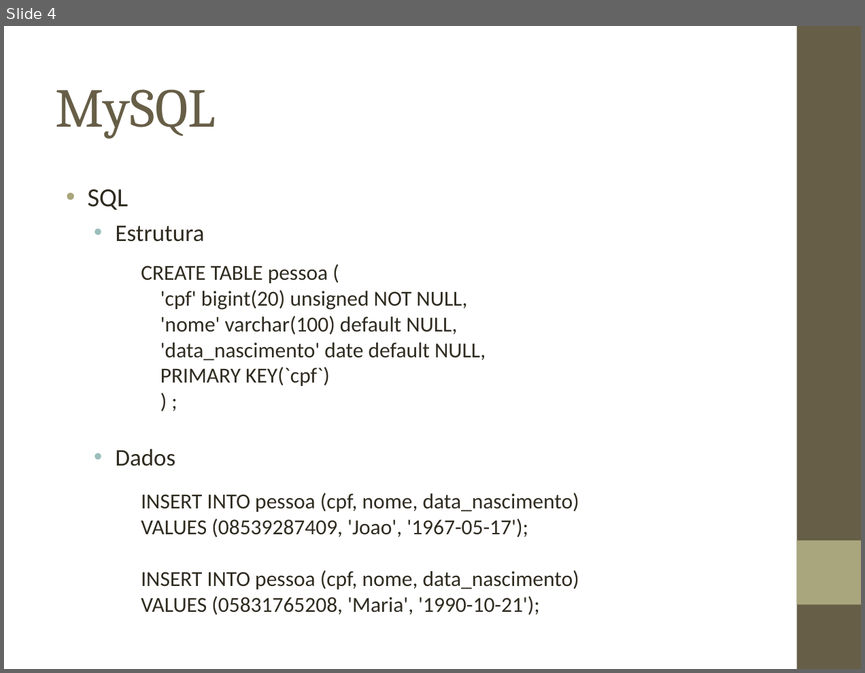
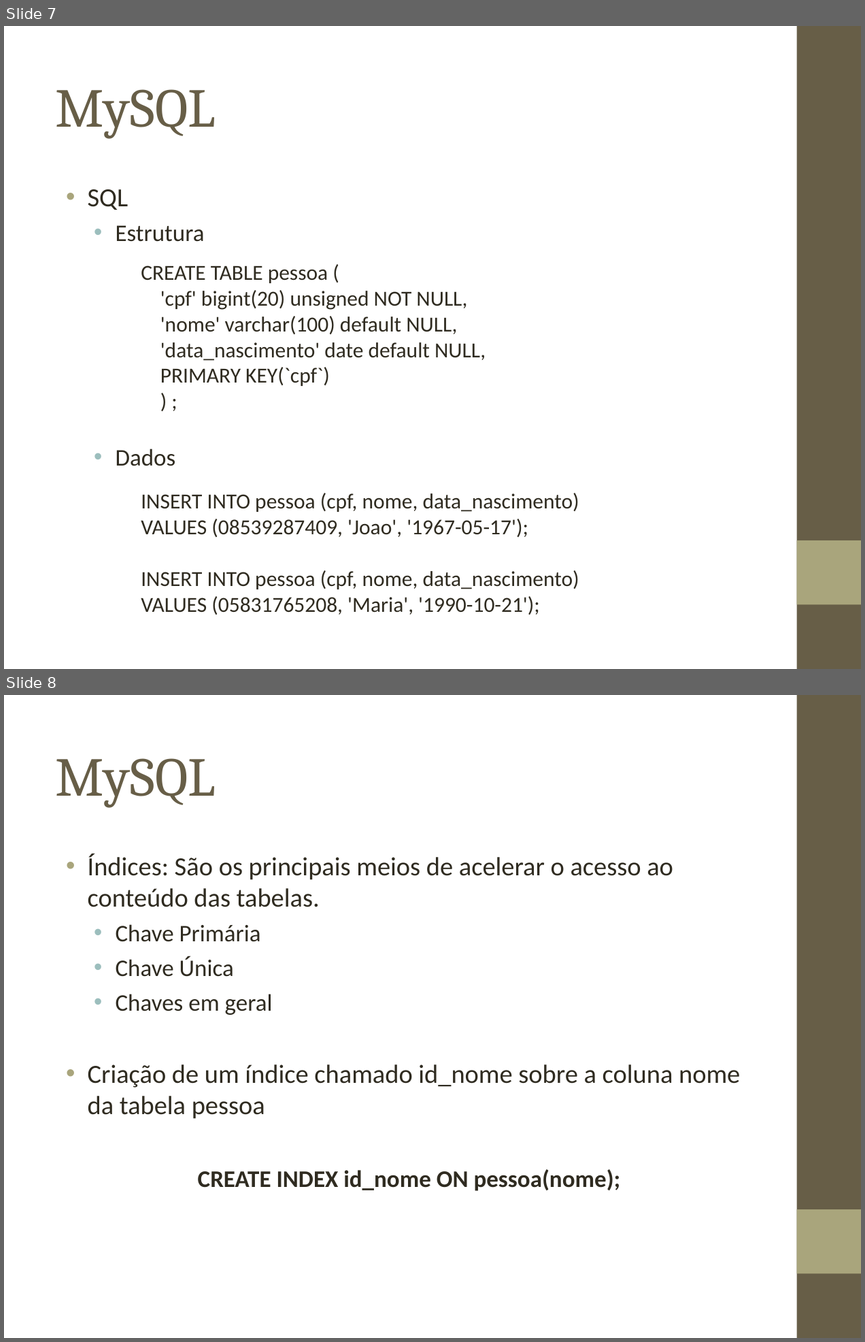
Before and after one commit to biacpaixao/Projeto_Final, a slide deck: apresentacao_projeto_final.ppt. Shown one above the other, each under a label of ours: slide 4 before the commit, slides 7 and 8 after it. The pictures are 865x673 and 865x1342 pixels, drawn with LibreOffice and Linux fonts; fonts in the diff are those of the drawing; background and template pictures are left out. Boxes give left, top, right and bottom in pixels: in the first picture for what was removed or moved away, otherwise in the second. Text is boxed around its words. In the diff, an @@ line names an element or a change of style, - is before the commit and + after.

```diff
--- a/apresentacao_projeto_final.ppt
+++ b/apresentacao_projeto_final.ppt
@@ slide 8 added at (x1=4, y1=695, x2=861, y2=1338), background picture (left out); not listed: 2 template elements that a slide beside it also shows @@
@@ title added at (x1=56, y1=758, x2=215, y2=808), 46 pt, text #675E47 @@
+MySQL
@@ text added at (x1=88, y1=853, x2=740, y2=1191), 22 pt, text #2F2B20 @@
+• Índices: São os principais meios de acelerar o acesso ao conteúdo das tabelas.
+  • Chave Primária
+  • Chave Única
+  • Chaves em geral
+• Criação de um índice chamado id_nome sobre a coluna nome da tabela pessoa
+CREATE INDEX id_nome ON pessoa(nome);
@@ what was slide 4 is now slide 7 @@
```
Also in this commit, not shown: 17 other slides added.
